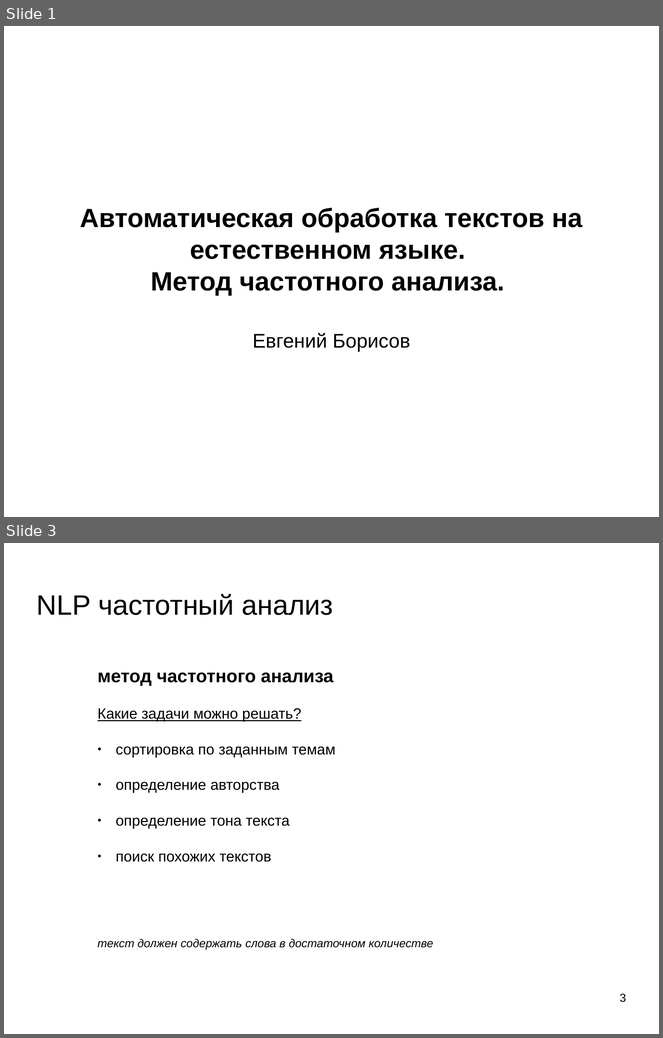
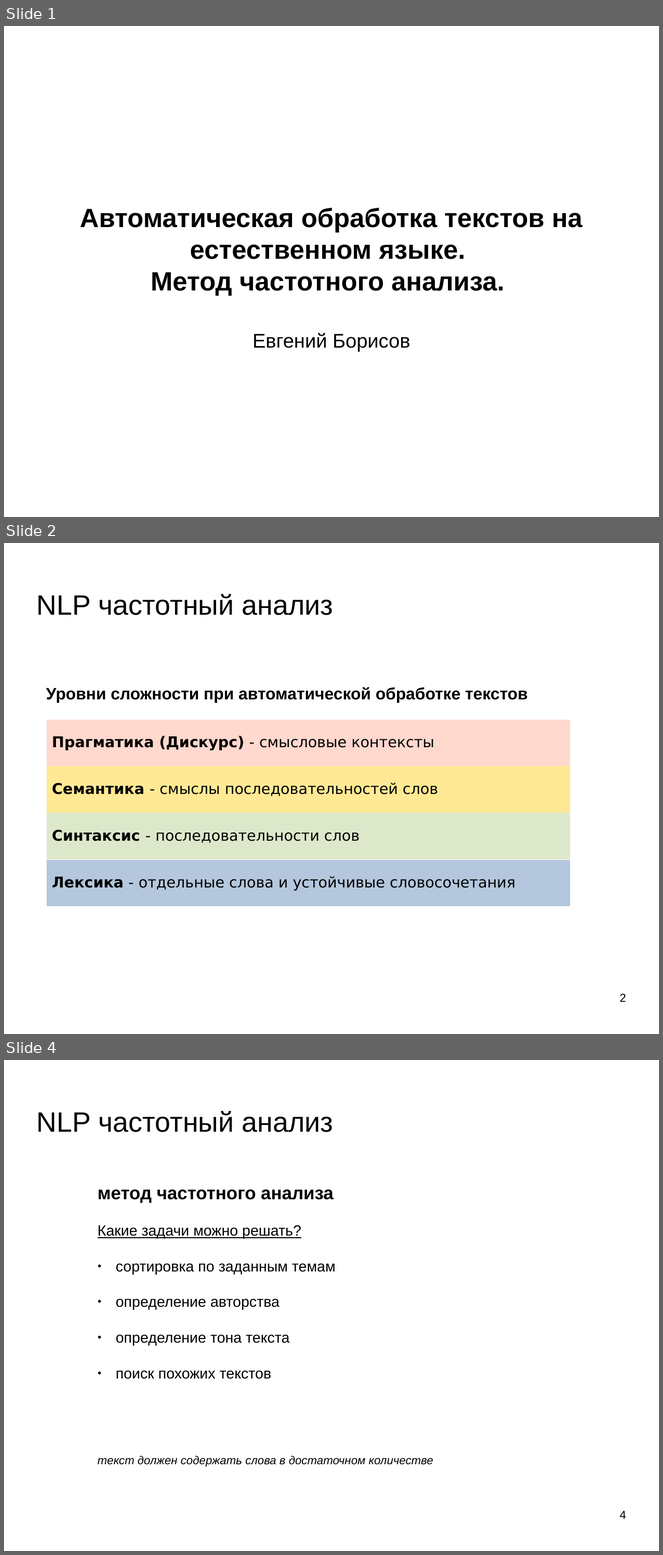
Before and after one commit to mechanoid5/ml_nlp_2025_I, a slide deck: 02-tfidf.odp. Shown one above the other, each under a label of ours: slides 1 and 3 before the commit, slides 1, 2 and 4 after it; the slides between them are not shown. The pictures are 663x1038 and 663x1555 pixels, drawn with LibreOffice and Linux fonts; fonts in the diff are those of the drawing; background and template pictures are left out. Boxes give left, top, right and bottom in pixels: in the first picture for what was removed or moved away, otherwise in the second. Text is boxed around its words. In the diff, an @@ line names an element or a change of style, - is before the commit and + after.

```diff
--- a/02-tfidf.odp
+++ b/02-tfidf.odp
@@ slide 2 added at (4,543,659,1034), background picture (left out) @@
@@ title added at (37,594,333,615), 33.9 pt, text #000000 @@
+NLP частотный анализ
@@ text added at (46,687,528,703), 20 pt, text #000000, bold @@
+Уровни сложности при автоматической обработке текстов
@@ table added at (46,719,571,906), 4 rows, 1 columns @@
+Прагматика (Дискурс) - смысловые контексты
+Семантика - смыслы последовательностей слов
+Синтаксис - последовательности слов
+Лексика - отдельные слова и устойчивые словосочетания
@@ page number added at (620,994,626,1002), 14 pt, text #000000 @@
+2
@@ what was slide 3 is now slide 4 @@
@@ page number at (620,1511,626,1519): text changed @@
-3
+4
```
Also in this commit, not shown: 2 slides changed, 1 slide removed, 19 other files.
